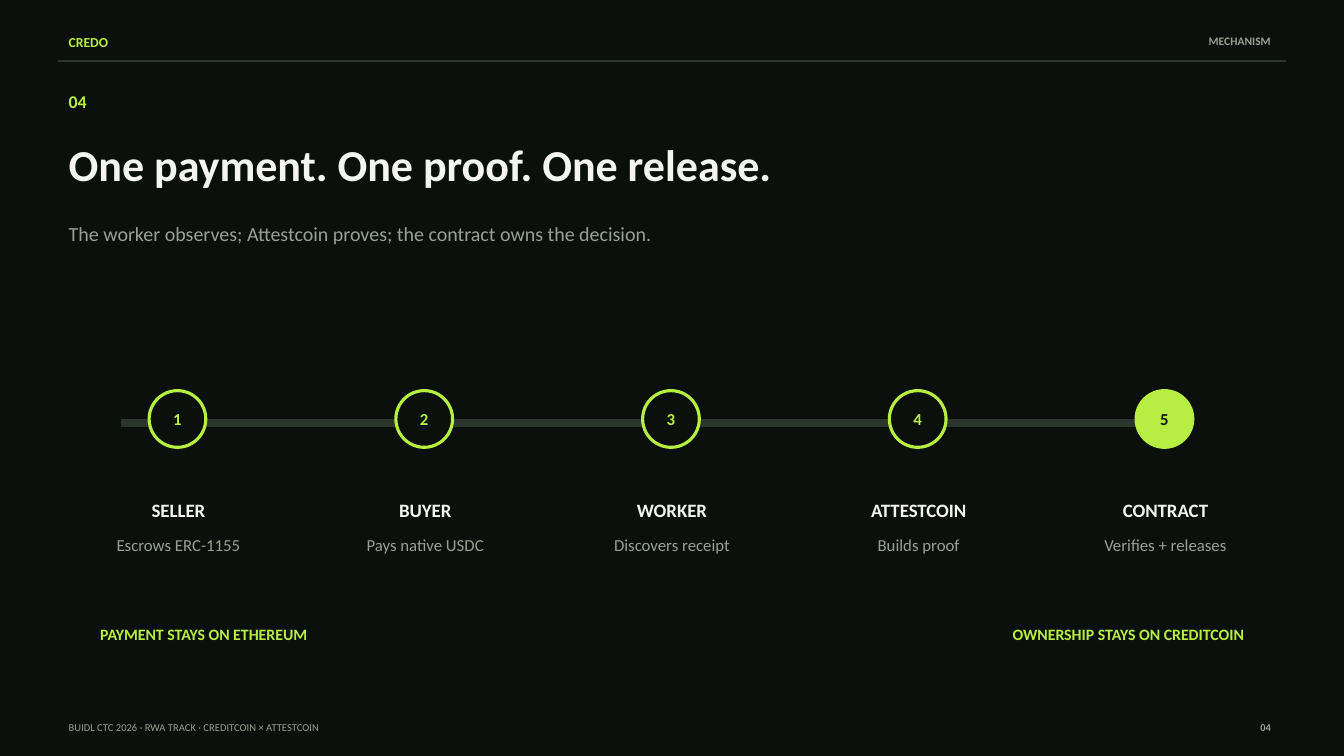
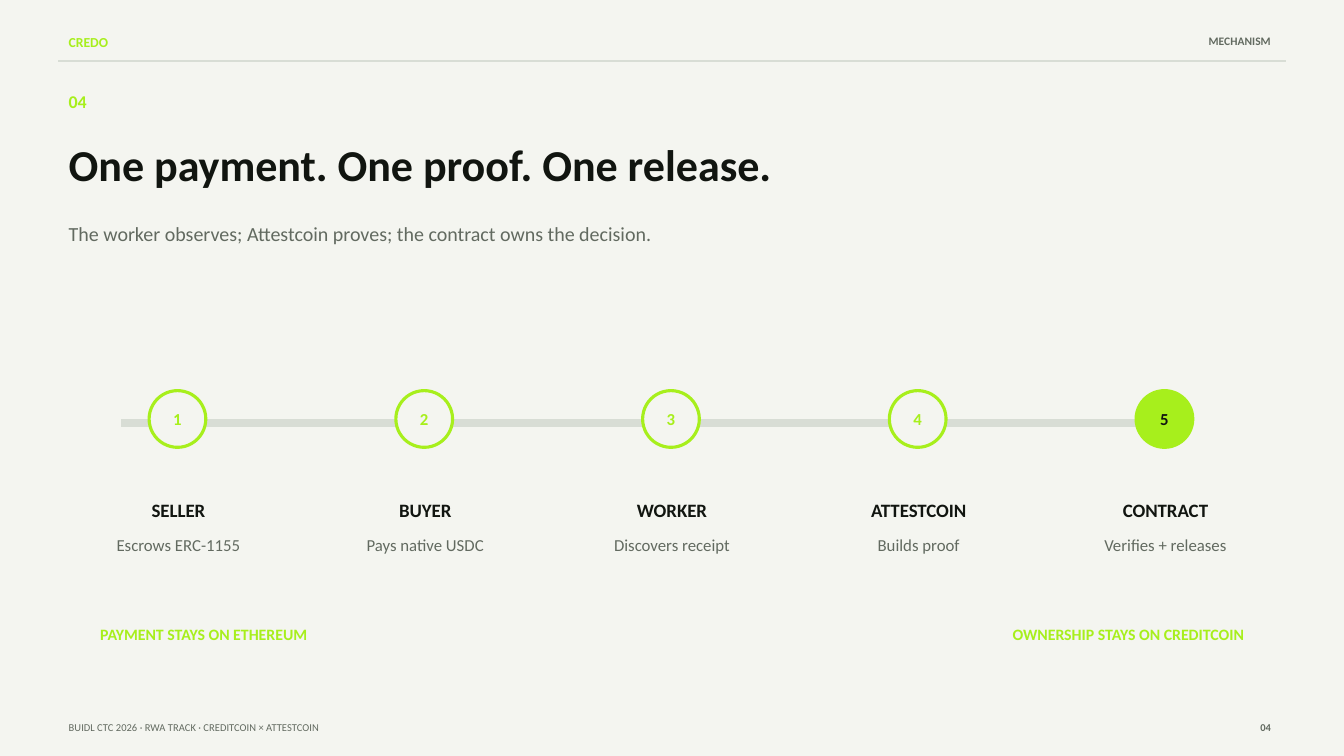
Before and after one commit to envexx/credo-settlement-rwa, a slide deck: slide 4 of docs/submission/credo-deck-professional.pptx. Drawn at 1344x756 pixels with LibreOffice and Linux fonts; fonts in the diff are those of the drawing. Boxes give left, top, right and bottom in pixels: in the first picture for what was removed or moved away, otherwise in the second. Text is boxed around its words. In the diff, an @@ line names an element or a change of style, - is before the commit and + after.

Commit message:
docs: align Credo deck with live brand palette

```diff
--- a/docs/submission/credo-deck-professional.pptx
+++ b/docs/submission/credo-deck-professional.pptx
@@ background #0B100C to #F4F5F0 @@
@@ rectangle at (58,60,1286,62): fill #2B352C to #D8DDD5; outline #2B352C 0 pt to #D8DDD5 0 pt @@
@@ fill #0B100C to #F4F5F0; outline #B7EE42 2.25 pt to #A7EF1C 2.25 pt in 4 elements at (149,391,206,448), (396,391,453,448), (643,391,700,448), (889,391,946,448) @@
@@ ellipse at (1136,391,1193,448): fill #B7EE42 to #A7EF1C; outline #B7EE42 2.25 pt to #A7EF1C 2.25 pt @@
@@ rectangle at (122,420,1183,426): fill #2B352C to #D8DDD5; outline #2B352C 0 pt to #D8DDD5 0 pt @@
@@ text colour #F4F5F0 to #111510 in 6 elements at (69,150,772,188), (152,504,206,517), (399,504,451,517), (637,504,707,517), (871,504,966,517), (1123,504,1208,517) @@
@@ text colour #B7EE42 to #A7EF1C in 8 elements at (69,38,108,47), (69,96,87,108), (173,414,181,425), (420,414,428,425), (667,414,675,425), (913,414,921,425), (100,629,307,640), (1013,629,1244,640) @@
@@ text colour #98A194 to #626A60 in 9 elements at (1209,37,1271,45), (69,227,651,244), (117,540,240,551), (367,539,484,554), (614,539,730,554), (878,539,959,554), (1104,539,1227,551), (69,724,319,731), (1260,724,1271,731) @@
```
Also in this commit, not shown: 11 other slides changed, 1 other file.
